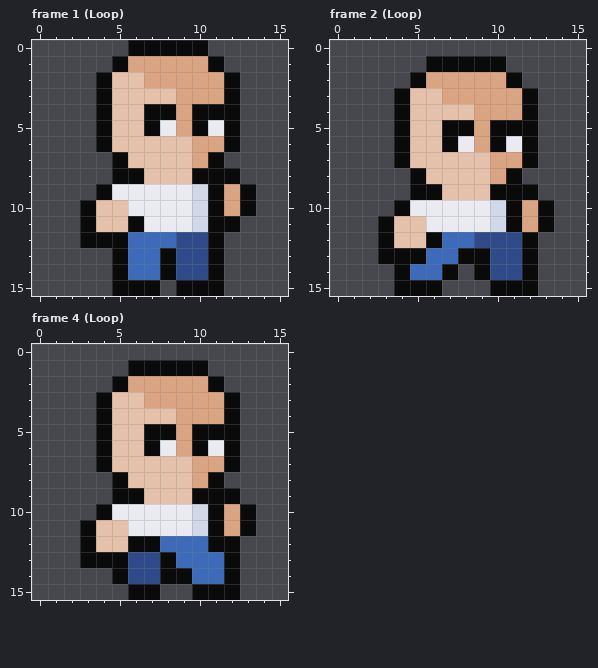
Pixel-art file -- textures/characters/chibi.aseprite. The picture above was drawn from the file before the commit.
16x16 pixels, 6 frames. Shown: frame 1 (Loop), frame 2 (Loop), frame 4 (Loop). The commit also changed other frames, which this record leaves out.
And afterwards:
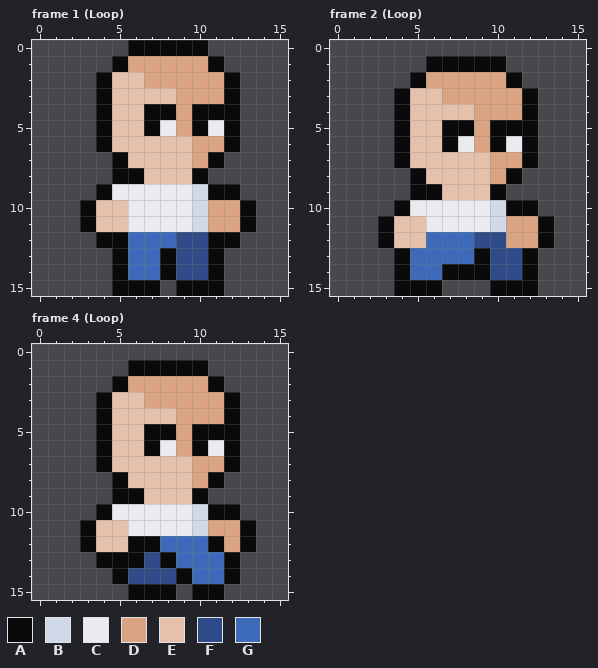
Palette (. is transparent): A #0a0a0a  B #d1d8e8  C #e9ebf0  D #daa382  E #e5c1ac  F #304b8a  G #3d6bba
Changes in this commit:
Frame 1 (Loop):
The author put colour A in row 11 at x 13; in row 12 at x 12.
Colour D becomes colour A in row 9 at x 12.
Colour A becomes colour C in row 11 at x 6.
Colour A becomes colour D in row 10 at x 11; in row 11 at x 11 to 12.
The edit erases colour A in row 8 at x 11 to 12; in row 9 at x 13; in row 12 at x 3.
Frame 2 (Loop):
The author put colour A in row 12 at x 13; in row 14 at x 8.
Colour D becomes colour A in row 10 at x 12.
Colour A becomes colour D in row 11 at x 11; in row 12 at x 12.
Colour F becomes colour D in row 12 at x 11.
Colour A becomes colour G in row 12 at x 6; in row 13 at x 5 and 8.
The edit erases colour A in row 9 at x 11 to 12; in row 10 at x 13; in row 13 at x 3.
Frame 4 (Loop):
The author put colour A in row 12 at x 13; in row 15 at x 8.
Colour D becomes colour A in row 10 at x 12.
Colour F becomes colour A in row 13 at x 6.
Colour A becomes colour D in row 11 at x 11; in row 12 at x 12.
Colour A becomes colour F in row 14 at x 8.
The edit erases colour A in row 9 at x 11 to 12; in row 10 at x 13; in row 13 at x 3; in row 15 at x 12.
Where, in picture pixels (left, top, right, bottom), the same in both pictures:
changed: (80, 168, 256, 248)
changed: (378, 184, 554, 280)
changed: (80, 488, 256, 600)
